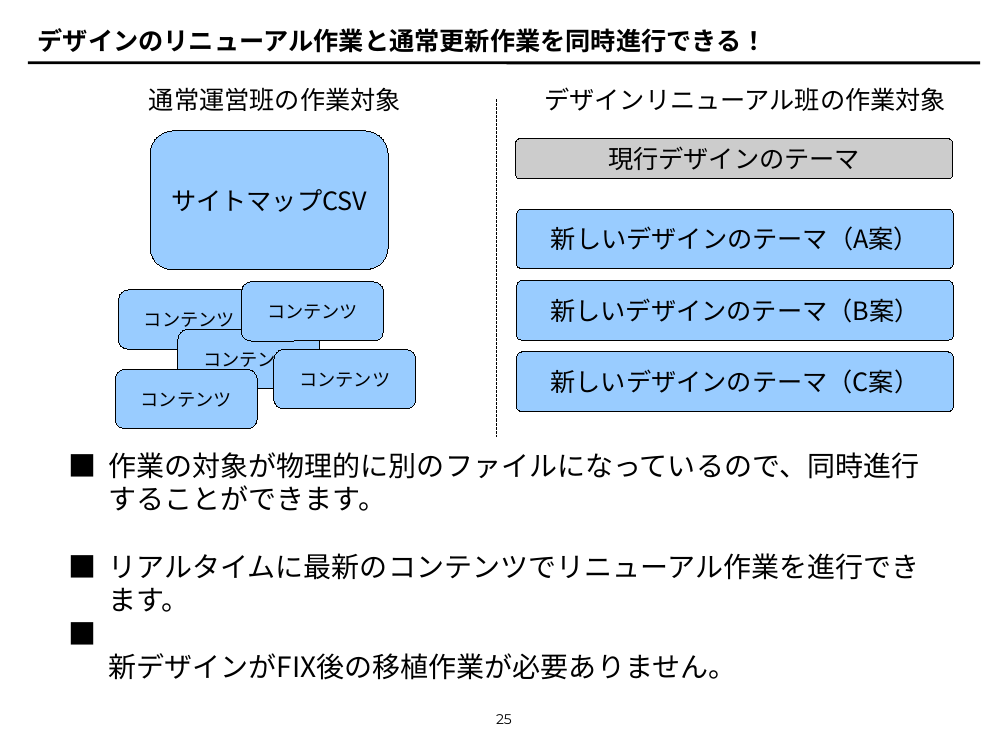
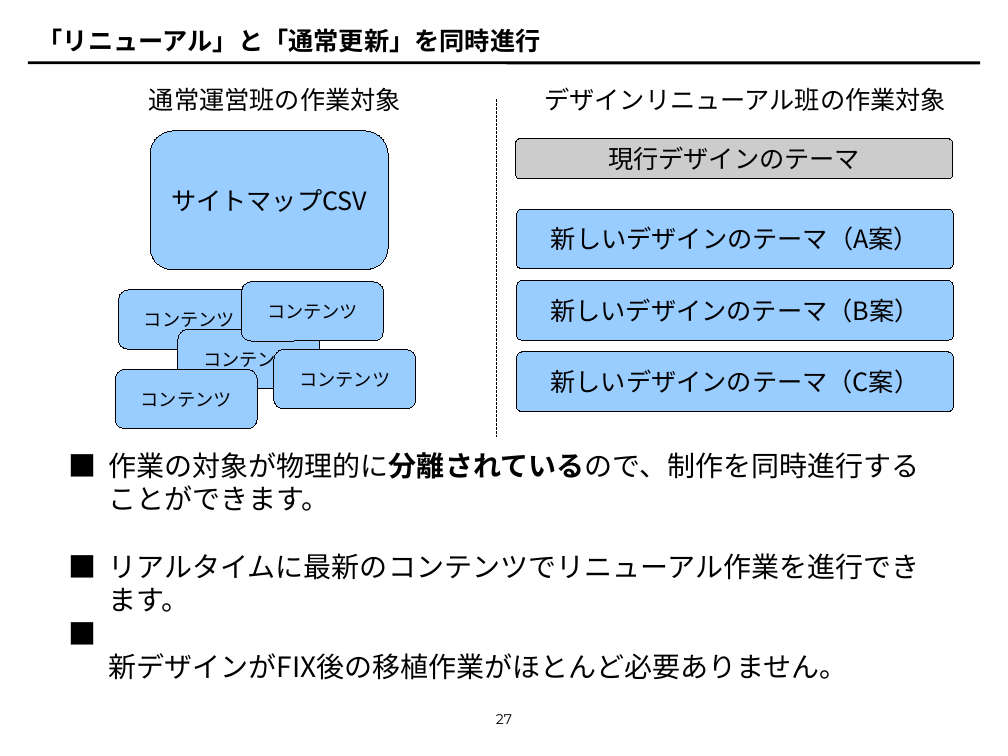
Before and after one commit to tomk79/PxDocuments, a slide deck: slide 27 of PxFW_invitation.odp (slide 25 before the commit). Drawn at 1008x756 pixels with LibreOffice and Linux fonts; fonts in the diff are those of the drawing. Boxes give left, top, right and bottom in pixels: in the first picture for what was removed or moved away, otherwise in the second. Text is boxed around its words. In the diff, an @@ line names an element or a change of style, - is before the commit and + after.

Commit message:
PxFW_infitation.odp 更新。 2012-07-31版。

```diff
--- a/PxFW_invitation.odp
+++ b/PxFW_invitation.odp
@@ title at (38,28,541,53): text changed @@
-デザインのリニューアル作業と通常更新作業を同時進行できる！
+「リニューアル」と「通常更新」を同時進行
@@ text at (108,452,920,511): text changed @@
-作業の対象が物理的に別のファイルになっているので、同時進行することができます。
+作業の対象が物理的に分離されているので、制作を同時進行することができます。
@@ text at (108,653,847,680): text changed @@
-新デザインがFIX後の移植作業が必要ありません。
+新デザインがFIX後の移植作業がほとんど必要ありません。
@@ page number at (496,714,512,724): text changed @@
-25
+27
```
Also in this commit, not shown: 14 other slides changed, 13 slides added, 9 slides removed.
